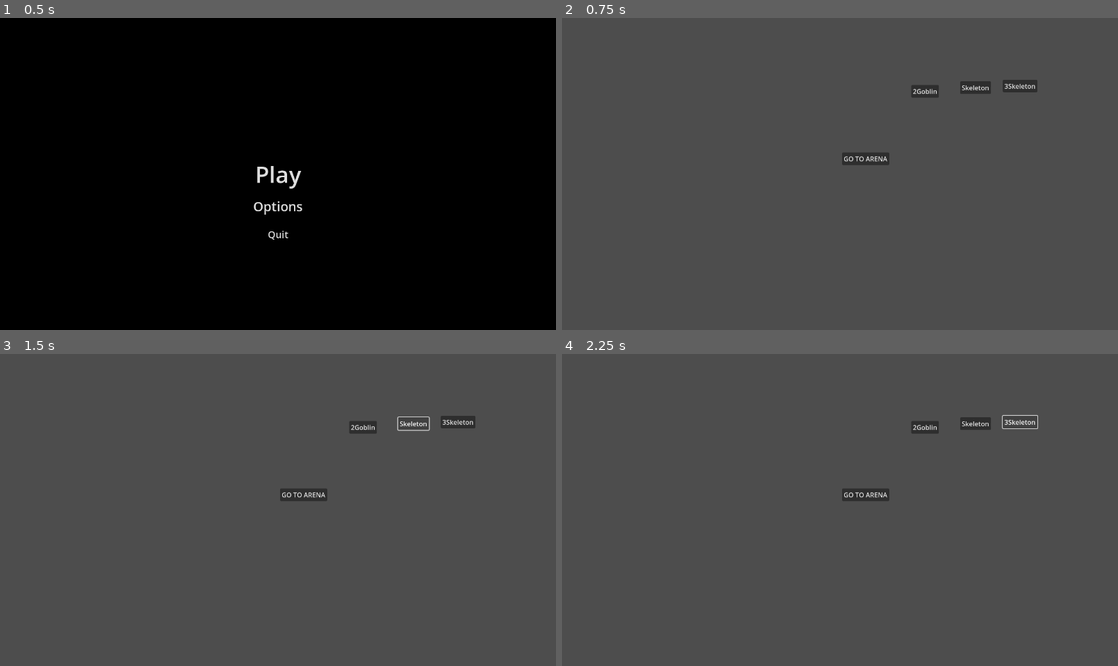
Above: before the commit, frames 1-4 (two rows, left to right).
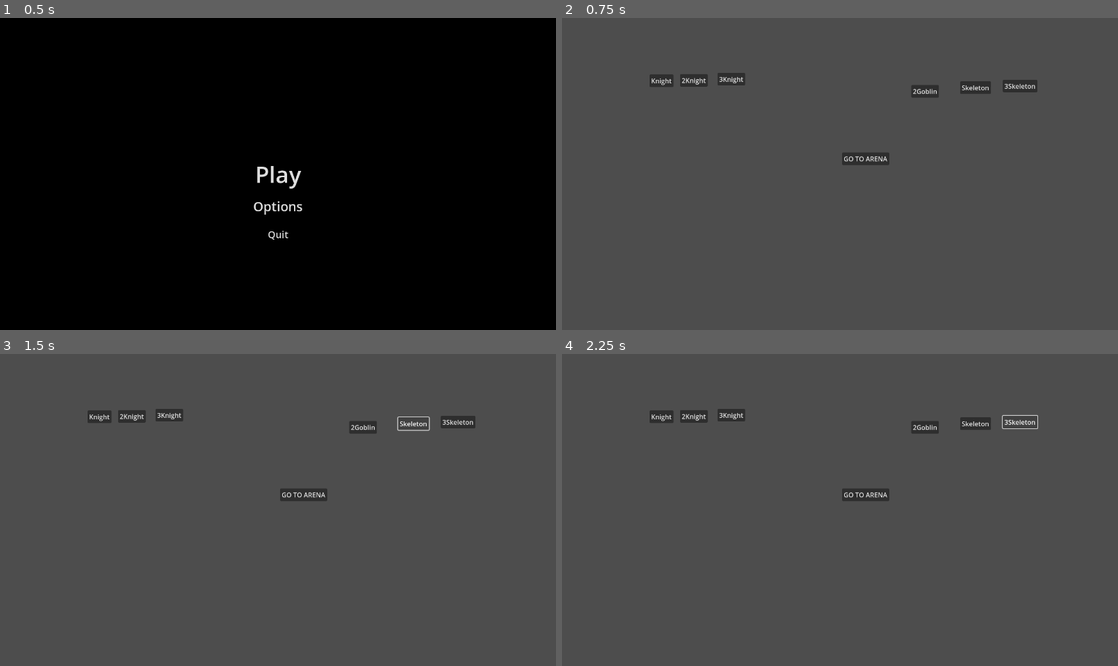
Above: after the commit, the same moments.

Repository: Pi3dra/GodotTemplate
Game: Godot game, scene res://Scenes/main.tscn
The game is run twice, just before and just after one commit, with the same random seed, the same clock (stepped at 60 frames per second) and the same inputs.
Inputs:
- Up to frame 1 (0.5 s): no input
- Up to frame 2 (0.75 s): click "Play" at 0.5 s
- Up to frame 3 (1.5 s): click "Skeleton" at 1.25 s
- Up to frame 4 (2.25 s): click "3Skeleton" at 2 s

Frame 1 is identical in both runs. In frame 2, 0.5% of the frame differs, in the area x 15-33%, y 17-23%; in frame 3, 0.5%; in frame 4, 0.5%.

Commit message:
Spawn patch

Diff:
--- a/Scenes/GameScene/game_scene.tscn
+++ b/Scenes/GameScene/game_scene.tscn
@@ -14,5 +14,8 @@
 [connection signal="pressed" from="Tavern/Skeleton" to="Arena" method="_on_skeleton_pressed"]
 [connection signal="pressed" from="Tavern/Skeletonx3" to="Arena" method="_on_skeletonx_3_pressed"]
 [connection signal="pressed" from="Tavern/Goblinx2" to="Arena" method="_on_goblinx_2_pressed"]
+[connection signal="pressed" from="Tavern/Knight" to="Arena" method="_on_knight_pressed"]
+[connection signal="pressed" from="Tavern/Knightx2" to="Arena" method="_on_knightx_2_pressed"]
+[connection signal="pressed" from="Tavern/Knightx3" to="Arena" method="_on_knightx_3_pressed"]
 
 [editable path="Tavern"]
--- a/Scenes/GameScene/tavern.tscn
+++ b/Scenes/GameScene/tavern.tscn
@@ -41,4 +41,25 @@
 offset_bottom = 173.0
 text = "2Goblin"
 
+[node name="Knight" type="Button" parent="."]
+offset_left = 215.0
+offset_top = 139.0
+offset_right = 274.0
+offset_bottom = 170.0
+text = "Knight"
+
+[node name="Knightx2" type="Button" parent="."]
+offset_left = 290.0
+offset_top = 138.0
+offset_right = 358.0
+offset_bottom = 169.0
+text = "2Knight"
+
+[node name="Knightx3" type="Button" parent="."]
+offset_left = 382.0
+offset_top = 135.0
+offset_right = 450.0
+offset_bottom = 166.0
+text = "3Knight"
+
 [connection signal="pressed" from="Button" to="." method="_on_button_pressed"]
--- a/Scripts/GameScene/arena.gd
+++ b/Scripts/GameScene/arena.gd
@@ -5,6 +5,7 @@
 var char_scene: PackedScene = load("uid://b3y2sr2uweroy")
 
 var chosen_enemies: Array[String] = []
+var player_party: Array[String] = []
 var spawned_enemies: Array[Node2D] = []
 var spawn_pos: Array[Vector2] = []
 
@@ -23,20 +24,27 @@
 
 #region Signals
 func _on_skeleton_pressed() -> void:
-	chosen_enemies.clear()
-	chosen_enemies.append("Skeleton")
+	add_to_array(chosen_enemies, 1, "Skeleton")
 
 
 func _on_skeletonx_3_pressed() -> void:
-	chosen_enemies.clear()
-	for i in range(3):
-		chosen_enemies.append("Skeleton")
+	add_to_array(chosen_enemies, 3, "Skeleton")
 
 
 func _on_goblinx_2_pressed() -> void:
-	chosen_enemies.clear()
-	for i in range(2):
-		chosen_enemies.append("Goblin")
+	add_to_array(chosen_enemies, 2, "Goblin")
+
+
+func _on_knight_pressed() -> void:
+	add_to_array(player_party, 1, "Knight")
+
+
+func _on_knightx_2_pressed() -> void:
+	add_to_array(player_party, 2, "Knight")
+
+
+func _on_knightx_3_pressed() -> void:
+	add_to_array(player_party, 3, "Knight")
 
 
 func _on_visibility_changed() -> void:
@@ -49,6 +57,12 @@
 				spawned_enemies[i].position = spawn_pos[i] # Adjust the pos of enemies to avaible spawn pos
 #endregion
 
+func add_to_array(pArray: Array, pNumb: int, pChar_name: String):
+	pArray.clear()
+	for i in range(pNumb):
+		pArray.append(pChar_name)
+
+
 func create_character(pChar_name: String):
 	# Creation character Class (pas egal a character.tscn)
 	var lDict: Dictionary = GameScene.pokedex[pChar_name] # lDict = the character(pChar_name) dictionary of stat
